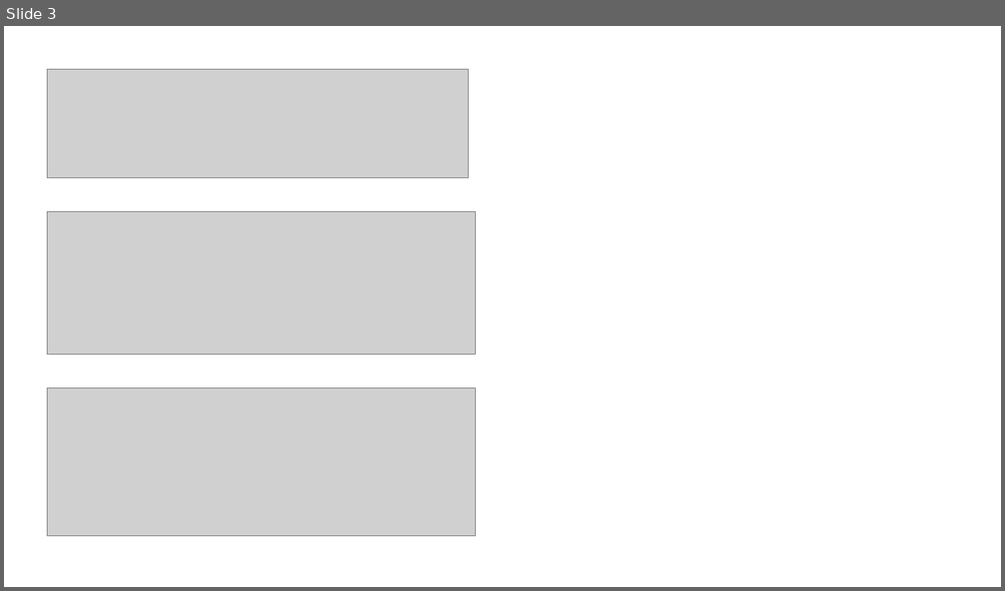
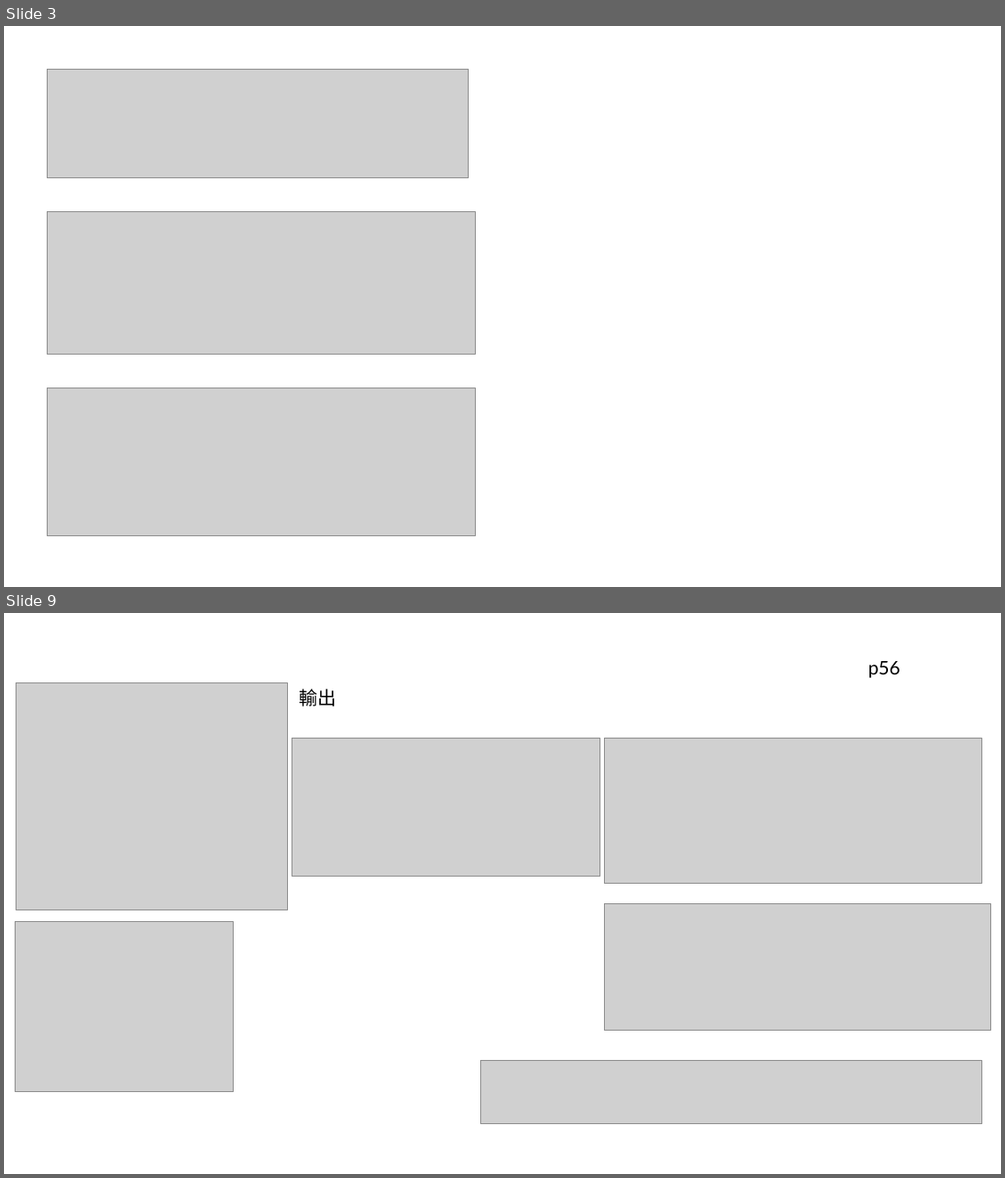
Before and after one commit to cooper35211-max/net_class, a slide deck: 網站與簡報/note.pptx. Shown one above the other, each under a label of ours: slide 3 before the commit, slides 3 and 9 after it; the slides between them are not shown. The pictures are 1005x591 and 1005x1178 pixels, drawn with LibreOffice and Linux fonts; fonts in the diff are those of the drawing; grey boxes stand for pictures. Boxes give left, top, right and bottom in pixels: in the first picture for what was removed or moved away, otherwise in the second. Text is boxed around its words. In the diff, an @@ line names an element or a change of style, - is before the commit and + after.

```diff
--- a/網站與簡報/note.pptx
+++ b/網站與簡報/note.pptx
@@ slide 9 added at <box>4,613,1001,1174</box>, background #FFFFFF @@
@@ text added at <box>868,661,900,678</box>, 18 pt, text #000000 @@
+p56
@@ picture added at <box>16,682,287,909</box> @@
@@ text added at <box>299,689,337,706</box>, 18 pt, text #000000 @@
+輸出
@@ picture added at <box>291,738,600,876</box> @@
@@ picture added at <box>605,738,981,884</box> @@
@@ picture added at <box>605,903,990,1030</box> @@
@@ picture added at <box>15,922,234,1092</box> @@
@@ picture added at <box>480,1060,981,1124</box> @@
```
Also in this commit, not shown: 1 slide changed, 6 other slides added, 3 slides removed, 3 other files.
